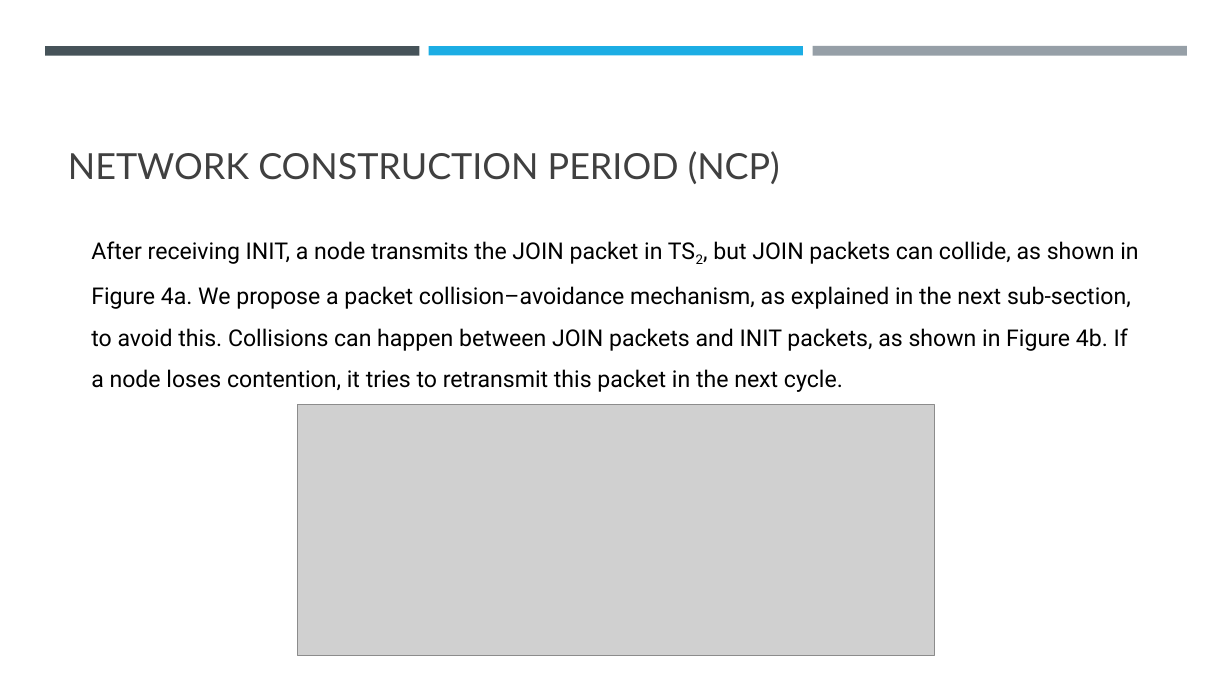
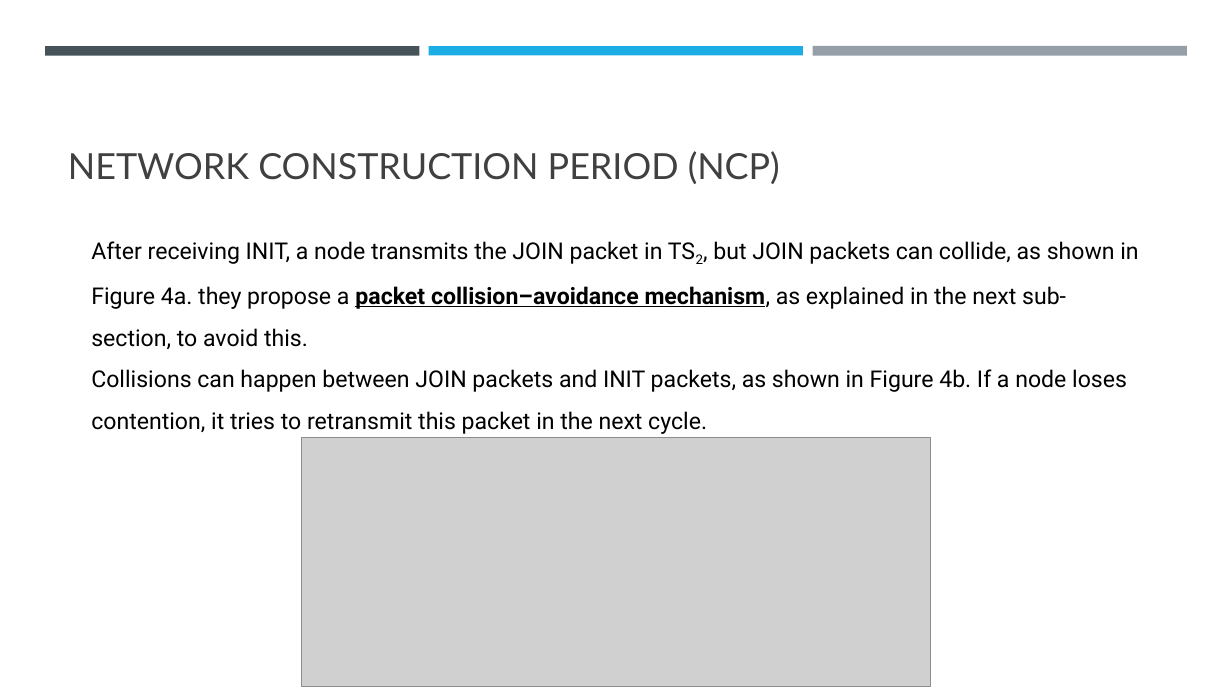
Before and after one commit to Wanarut/Review_literature, a slide deck: slide 20 of Multi-Hop LoRa Network Protocol with Minimized Latency.pptx. Drawn at 1232x693 pixels with LibreOffice and Linux fonts; fonts in the diff are those of the drawing; grey boxes stand for pictures. Boxes give left, top, right and bottom in pixels: in the first picture for what was removed or moved away, otherwise in the second. Text is boxed around its words. In the diff, an @@ line names an element or a change of style, - is before the commit and + after.

```diff
--- a/Multi-Hop LoRa Network Protocol with Minimized Latency.pptx
+++ b/Multi-Hop LoRa Network Protocol with Minimized Latency.pptx
@@ text at box(91, 241, 1138, 434): text changed @@
-After receiving INIT, a node transmits the JOIN packet in TS2, but JOIN packets can collide, as shown in Figure 4a. We propose a packet collision–avoidance mechanism, as explained in the next sub-section, to avoid this. Collisions can happen between JOIN packets and INIT packets, as shown in Figure 4b. If a node loses contention, it tries to retransmit this packet in the next cycle.
+After receiving INIT, a node transmits the JOIN packet in TS2, but JOIN packets can collide, as shown in Figure 4a. they propose a packet collision–avoidance mechanism, as explained in the next sub-section, to avoid this.
+Collisions can happen between JOIN packets and INIT packets, as shown in Figure 4b. If a node loses contention, it tries to retransmit this packet in the next cycle.
@@ picture: place and size @@
-picture at box(298, 405, 934, 655)
+picture at box(301, 438, 932, 687)
```
Also in this commit, not shown: 30 other slides changed, 3 slides added.
